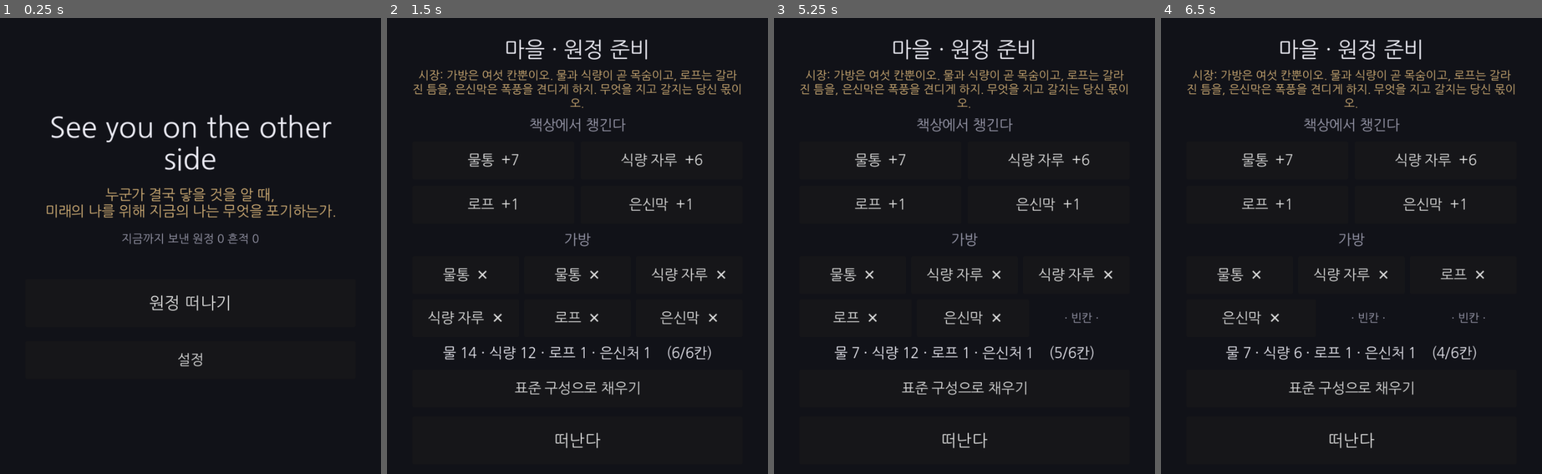
Above: before the commit, frames 1-4 (left to right).
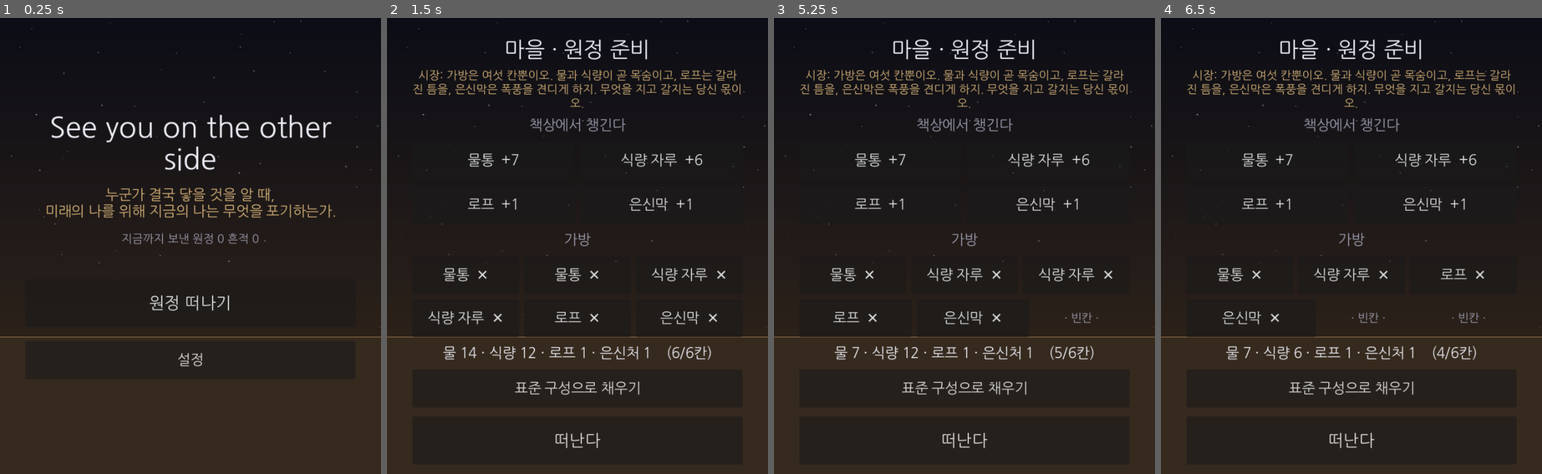
Above: after the commit, the same moments.

Repository: soomin007/Otherside
Game: Godot game, scene res://scenes/main.tscn
The game is run twice, just before and just after one commit, with the same random seed, the same clock (stepped at 60 frames per second) and the same inputs.
Inputs:
- Up to frame 1 (0.25 s): no input
- Up to frame 2 (1.5 s): click "원정 떠나기" at 0.5 s; click "건너뛰기" at 1.25 s
- Up to frame 3 (5.25 s): click "물통 +7" at 2 s; click "식량 자루 +6" at 2.75 s; click "로프 +1" at 3.5 s; click "은신막 +1" at 4.25 s; click "물통 ✕" at 5 s
- Up to frame 4 (6.5 s): click "식량 자루 ✕" at 5.75 s

The runs differ from the first frame. In frame 1, 25% of the frame differs, in the area x 0-100%, y 0-100%; in frame 2, 14%; in frame 3, 15%; in frame 4, 16%.

Commit message:
feat(ui): 전체 톤 통일 — 사막 밤 공통 배경(Backdrop)
- Backdrop.gd(신규): 세로 그라데이션(밤하늘→모래) + 지평선 + 은은한 별·모래결. 전부 절차적 draw(웹 안전).
  타이틀·마을·오프닝에 첫 자식(맨 뒤)으로. 지도·단면(양피지)은 유지. get_viewport_rect().size 로 그림(초기 size 0 회피).
- UITheme: 배경 톤 상수(BG_TOP/BG_BOT/SAND_FLOOR/HORIZON).
- Main/Loadout/Opening: Backdrop 배경 적용(Opening 은 기존 BG ColorRect 대체).
- backlog(비주얼 톤 통일 1차 반영), 세션로그.
- 검증: import 에러 0 + GUI 스크린샷 3화면(밤하늘·별·지평선·모래 바닥, 텍스트 가독 유지).

Co-Authored-By: Claude Opus 4.8 (1M context) <noreply@anthropic.com>
Claude-Session: https://claude.ai/code/session_019nDcfGy3aTk1UkknXgoiqM

Diff:
--- /dev/null
+++ b/scripts/ui/Backdrop.gd
@@ -0,0 +1,47 @@
+class_name Backdrop
+extends Control
+
+## 사막 밤 공통 배경 — 세로 그라데이션(밤하늘 → 모래 지평선) + 지평선 + 은은한 별·모래결.
+## 타이틀·마을·오프닝 등 다크 UI 화면에 첫 자식으로 깔아 톤을 통일한다. 전부 절차적 draw(웹 안전).
+## 지도·단면은 자체 양피지 배경이라 여기 안 쓴다.
+
+func _ready() -> void:
+	set_anchors_preset(Control.PRESET_FULL_RECT)
+	mouse_filter = Control.MOUSE_FILTER_IGNORE
+	get_viewport().size_changed.connect(queue_redraw)
+	queue_redraw()
+
+func _draw() -> void:
+	var r: Vector2 = get_viewport_rect().size
+	if r.x <= 0.0 or r.y <= 0.0:
+		return
+	var horizon: float = r.y * 0.70
+
+	# 세로 그라데이션 — 위 밤하늘, 아래 모래.
+	var top: Color = UITheme.BG_TOP
+	var mid: Color = UITheme.BG_BOT
+	draw_polygon(
+		PackedVector2Array([Vector2(0.0, 0.0), Vector2(r.x, 0.0), Vector2(r.x, horizon), Vector2(0.0, horizon)]),
+		PackedColorArray([top, top, mid, mid]))
+	# 지평선 아래 — 모래 바닥(살짝 밝은 황토).
+	draw_rect(Rect2(0.0, horizon, r.x, r.y - horizon), UITheme.SAND_FLOOR)
+
+	# 은은한 별 (지평선 위, 결정론 시드).
+	var rng := RandomNumberGenerator.new()
+	rng.seed = 20260701
+	for i in range(60):
+		var sx: float = rng.randf() * r.x
+		var sy: float = rng.randf() * (horizon - 8.0)
+		var a: float = rng.randf_range(0.10, 0.40)
+		draw_circle(Vector2(sx, sy), rng.randf_range(0.7, 1.5), Color(0.92, 0.93, 1.0, a))
+
+	# 지평선 선 + 아래 은은한 모래결(결정론 sin).
+	draw_line(Vector2(0.0, horizon), Vector2(r.x, horizon), UITheme.HORIZON, 1.5)
+	var line_col := Color(UITheme.INK.r, UITheme.INK.g, UITheme.INK.b, 0.05)
+	for j in range(1, 4):
+		var base_y: float = horizon + (r.y - horizon) * float(j) / 4.0
+		var pts := PackedVector2Array()
+		for s in range(21):
+			var t: float = float(s) / 20.0
+			pts.append(Vector2(r.x * t, base_y + sin(t * TAU * 1.2 + float(j)) * 5.0))
+		draw_polyline(pts, line_col, 1.0)
--- a/scripts/ui/Loadout.gd
+++ b/scripts/ui/Loadout.gd
@@ -19,6 +19,7 @@
 var _depart_btn: Button
 
 func _ready() -> void:
+	add_child(Backdrop.new())  # 사막 밤 공통 배경(맨 뒤)
 	var col := UITheme.build_column(self, 14)
 
 	col.add_child(UITheme.make_label("마을 · 원정 준비", UITheme.FS_H1))
--- a/scripts/ui/Main.gd
+++ b/scripts/ui/Main.gd
@@ -9,6 +9,7 @@
 
 func _ready() -> void:
 	AppSettings.apply_saved()  # 저장된 음량 복원 (앱 시작 = 항상 타이틀 경유)
+	add_child(Backdrop.new())  # 사막 밤 공통 배경(맨 뒤)
 	var col := UITheme.build_column(self, 22)
 
 	var title := UITheme.make_label("See you on the other side", UITheme.FS_DISPLAY)
--- a/scripts/ui/Opening.gd
+++ b/scripts/ui/Opening.gd
@@ -20,10 +20,7 @@
 var _title_mode: bool = false
 
 func _ready() -> void:
-	var bg := ColorRect.new()
-	bg.set_anchors_preset(Control.PRESET_FULL_RECT)
-	bg.color = UITheme.BG
-	add_child(bg)
+	add_child(Backdrop.new())  # 사막 밤 공통 배경(맨 뒤)
 
 	var center := CenterContainer.new()
 	center.set_anchors_preset(Control.PRESET_FULL_RECT)
--- a/scripts/ui/UITheme.gd
+++ b/scripts/ui/UITheme.gd
@@ -13,6 +13,10 @@
 
 # --- 색 ---
 const BG := Color(0.066667, 0.070588, 0.094118)  ## 배경(클리어 컬러와 동일)
+const BG_TOP := Color(0.045, 0.05, 0.085)        ## 공통 배경 위 — 밤하늘(Backdrop)
+const BG_BOT := Color(0.17, 0.13, 0.10)          ## 공통 배경 지평선 부근 — 어스름 모래
+const SAND_FLOOR := Color(0.21, 0.165, 0.12)     ## 지평선 아래 모래 바닥
+const HORIZON := Color(0.64, 0.5, 0.33, 0.55)    ## 지평선 hairline
 const FG := Color(0.93, 0.93, 0.96)              ## 기본 밝은 글자
 const SAND := Color(0.84, 0.70, 0.47)            ## 모래색 — 강조
 const MUTED := Color(0.62, 0.62, 0.69)           ## 흐린 회색 — 보조 설명
Not shown, added: scripts/ui/Backdrop.gd.uid
Not shown, changed: docs/design/backlog.md
Not shown, changed: session_logs/2026-07-01.md
